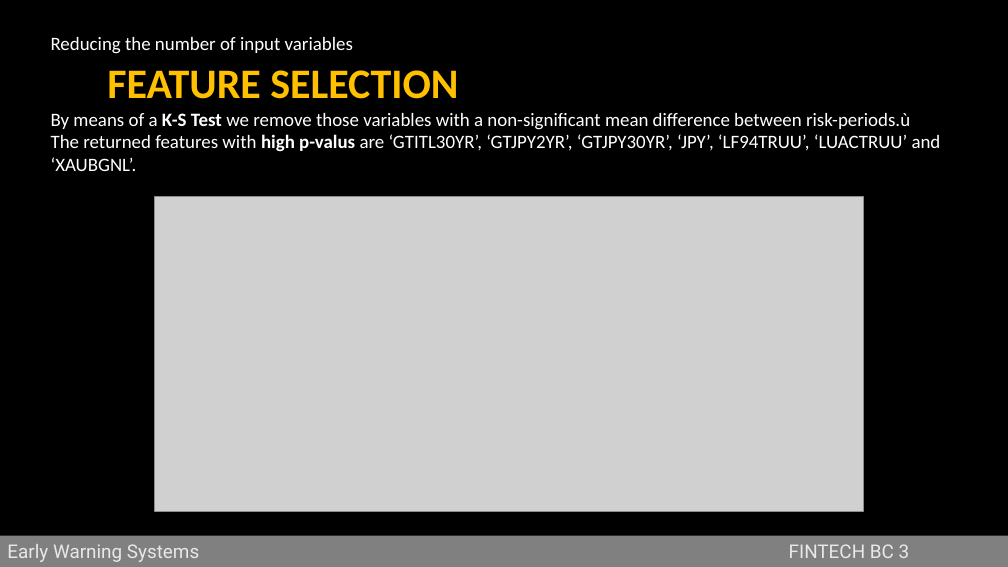
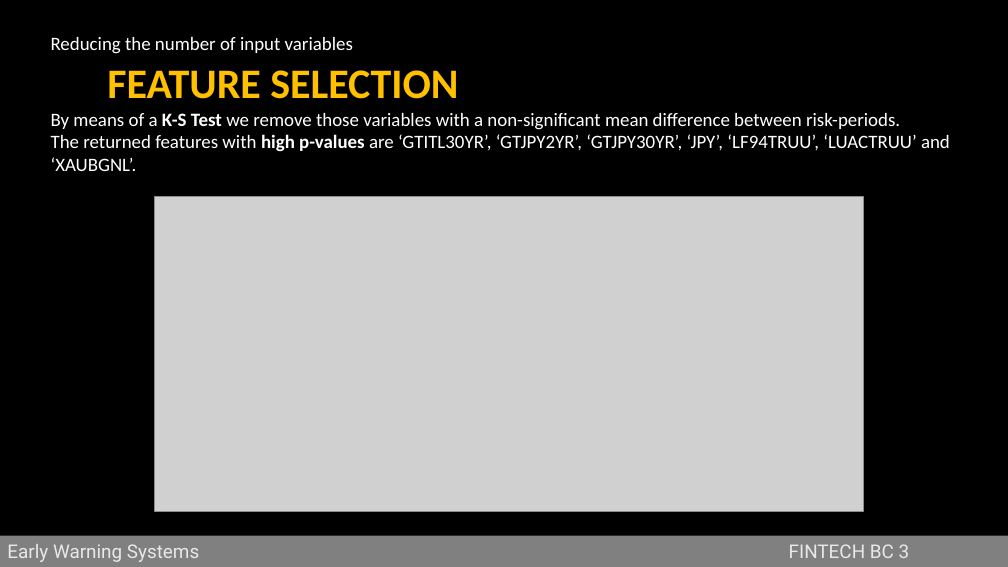
Before and after one commit to jstringara/Fintech, a slide deck: slide 5 of BC3/G/Bozza.pptx. Drawn at 1008x567 pixels with LibreOffice and Linux fonts; fonts in the diff are those of the drawing; grey boxes stand for pictures; background and template pictures are left out. Boxes give left, top, right and bottom in pixels: in the first picture for what was removed or moved away, otherwise in the second. Text is boxed around its words. In the diff, an @@ line names an element or a change of style, - is before the commit and + after.

```diff
--- a/BC3/G/Bozza.pptx
+++ b/BC3/G/Bozza.pptx
@@ text at (x1=51, y1=113, x2=950, y2=171): text changed @@
-By means of a K-S Test we remove those variables with a non-significant mean difference between risk-periods.ù
-The returned features with high p-valus are ‘GTITL30YR’, ‘GTJPY2YR’, ‘GTJPY30YR’, ‘JPY’, ‘LF94TRUU’, ‘LUACTRUU’ and ‘XAUBGNL’.
+By means of a K-S Test we remove those variables with a non-significant mean difference between risk-periods.
+The returned features with high p-values are ‘GTITL30YR’, ‘GTJPY2YR’, ‘GTJPY30YR’, ‘JPY’, ‘LF94TRUU’, ‘LUACTRUU’ and ‘XAUBGNL’.
```
Also in this commit, not shown: 4 other slides changed.
